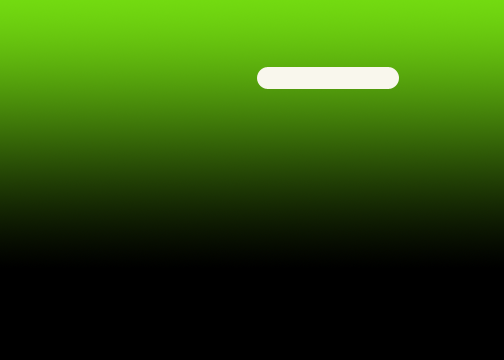
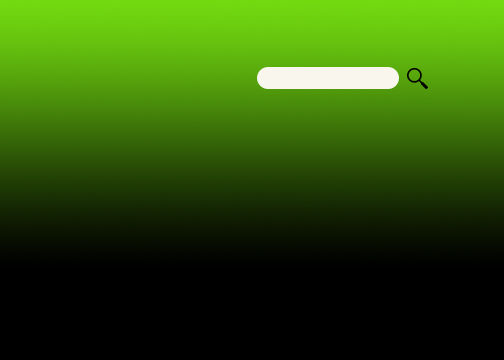
Two versions of the same layered image (504×360). Layer-by-layer changes:
added layer "Layer 3" above "Shape 2" over (407, 68, 428, 89)
